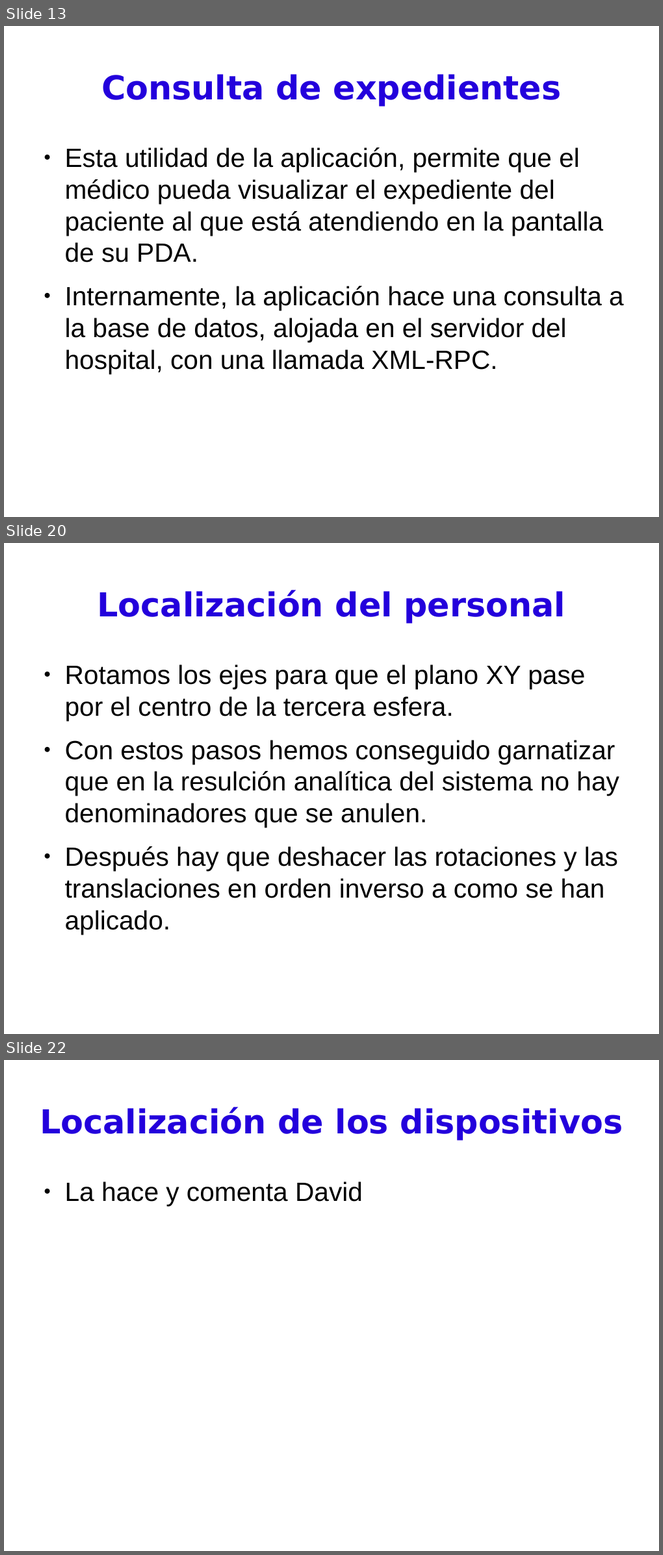
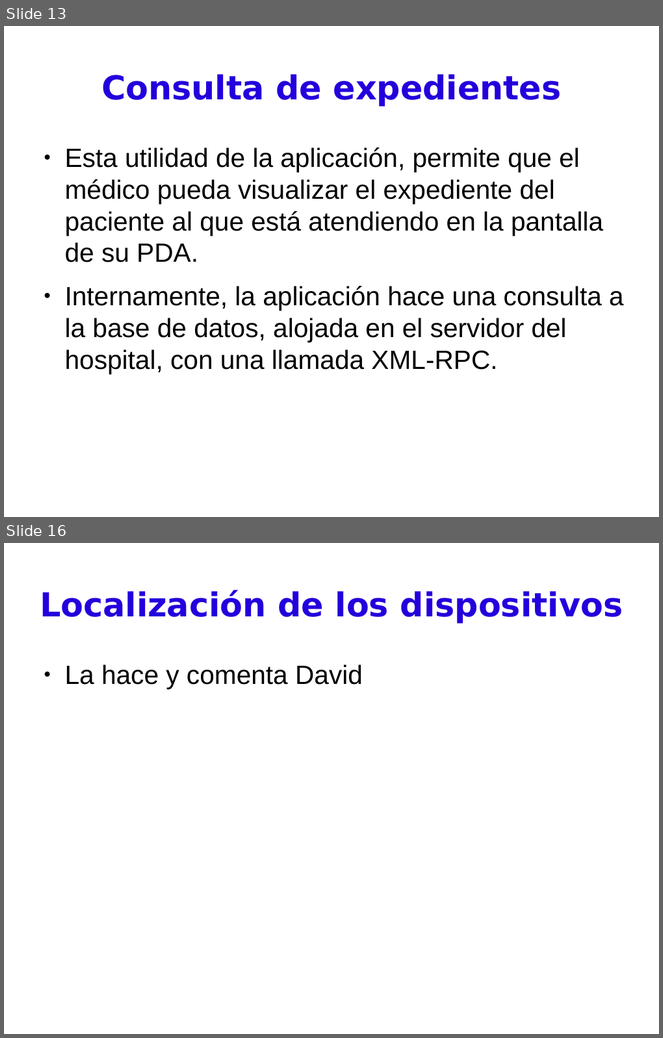
Before and after one commit to BackupTheBerlios/pdassii, a slide deck: Documentos/presentación.odp. Shown one above the other, each under a label of ours: slides 13, 20 and 22 before the commit, slides 13 and 16 after it; the slides between them are not shown. The pictures are 663x1555 and 663x1038 pixels, drawn with LibreOffice and Linux fonts; fonts in the diff are those of the drawing. Boxes give left, top, right and bottom in pixels: in the first picture for what was removed or moved away, otherwise in the second. Text is boxed around its words. In the diff, an @@ line names an element or a change of style, - is before the commit and + after.

```diff
--- a/Documentos/presentación.odp
+++ b/Documentos/presentación.odp
@@ slide 20 removed at (4, 543, 659, 1034), background #FFFFFF @@
@@ title removed at (98, 590, 566, 624) @@
-Localización del personal
@@ text removed at (65, 665, 620, 934) @@
-● Rotamos los ejes para que el plano XY pase por el centro de la tercera esfera.
-● Con estos pasos hemos conseguido garnatizar que en la resulción analítica del sistema no hay denominadores que se anulen.
-● Después hay que deshacer las rotaciones y las translaciones en orden inverso a como se han aplicado.
@@ what was slide 22 is now slide 16 @@
```
Also in this commit, not shown: 12 slides changed, 3 slides added, 6 other slides removed.
